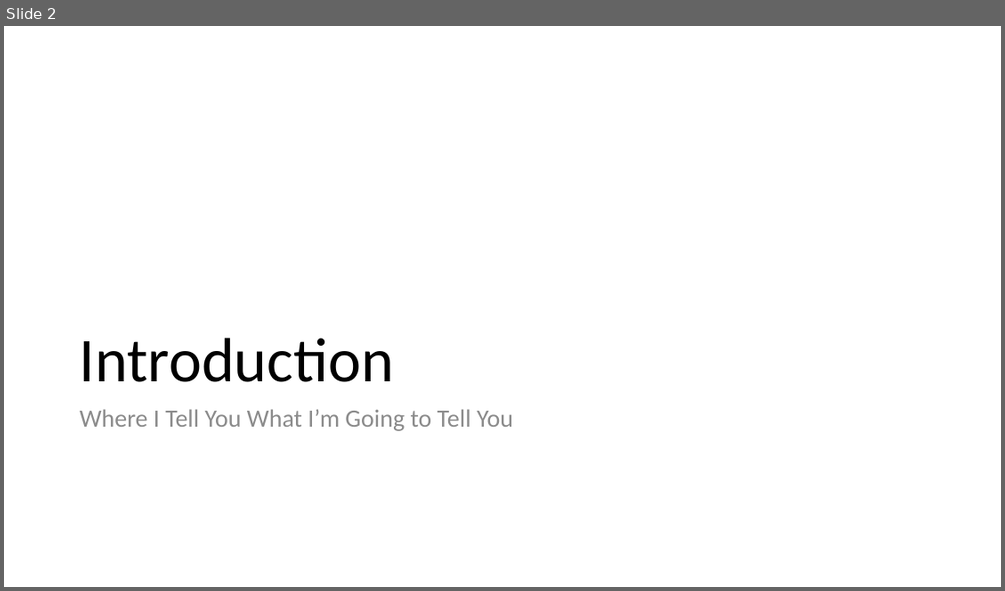
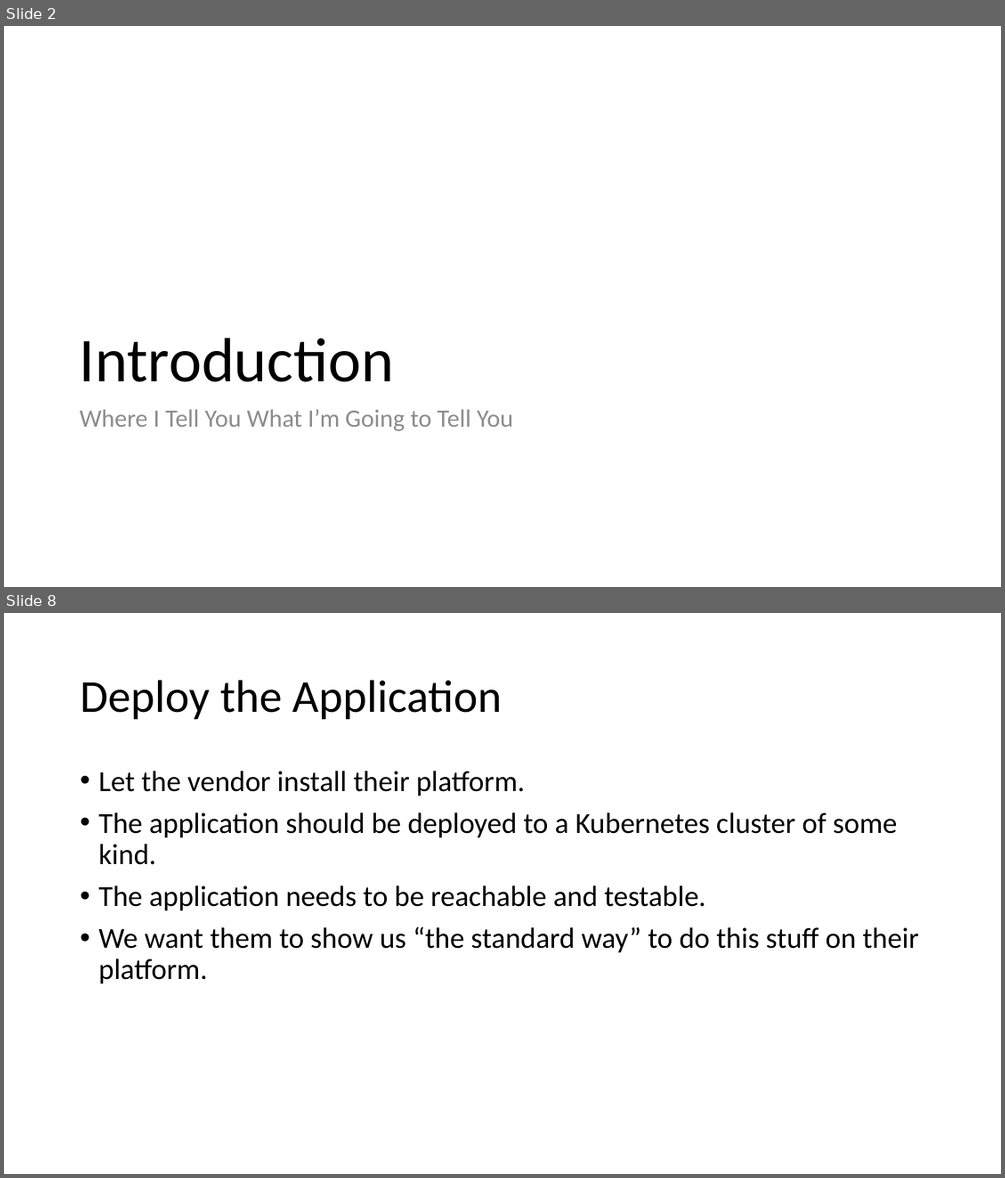
Before and after one commit to EnterpriseProductsLP/docker-straw-man, a slide deck: Docker Proofs of Concept.pptx. Shown one above the other, each under a label of ours: slide 2 before the commit, slides 2 and 8 after it; the slides between them are not shown. The pictures are 1005x591 and 1005x1178 pixels, drawn with LibreOffice and Linux fonts; fonts in the diff are those of the drawing. Boxes give left, top, right and bottom in pixels: in the first picture for what was removed or moved away, otherwise in the second. Text is boxed around its words. In the diff, an @@ line names an element or a change of style, - is before the commit and + after.

```diff
--- a/Docker Proofs of Concept.pptx
+++ b/Docker Proofs of Concept.pptx
@@ slide 8 added at [4,613,1001,1174], background #FFFFFF @@
@@ title added at [80,680,502,720], 44 pt, text #000000 @@
+Deploy the Application
@@ text added at [98,771,919,984], 28 pt, text #000000 @@
+• Let the vendor install their platform.
+• The application should be deployed to a Kubernetes cluster of some kind.
+• The application needs to be reachable and testable.
+• We want them to show us “the standard way” to do this stuff on their platform.
```
Also in this commit, not shown: 15 other slides added, 1 slide removed.
